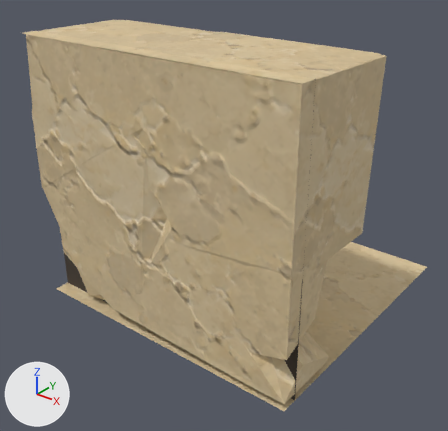
The glTF model assets/custom/models/ground_modules/ground_edge_03.glb, before and after one commit.
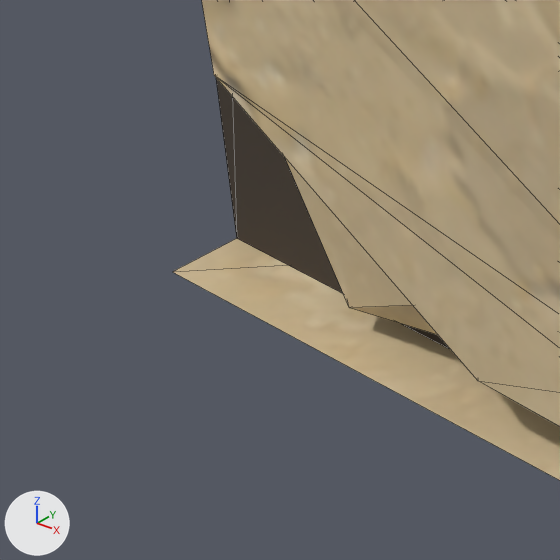
The first picture shows the older version from a camera (50 mm lens) standing at (1.688, -1.125, 1.233) and looking at (0.48, 0.386, 0.297). The close-ups show the older and then the newer version on the part from 5% to 29% of the width and 55% to 79% of the height of that picture. Only the edits that show in the close-ups are written down. The axes (+X, +Y, +Z) are drawn at lower left. The lights are the same throughout. The close-ups show mesh edges as thin lines.

Names of what the first close-up shows: 'GroundEdge03_Body'.
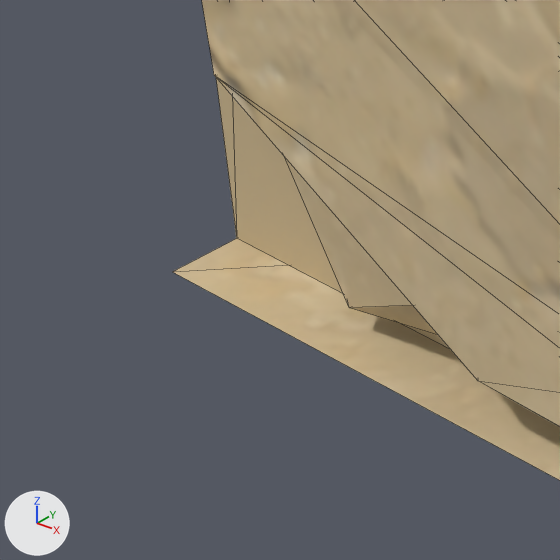
What the commit changed:
Material 'GroundModuleRecess' (mat_groundmodulerecess) changes colour from brown #453c32 to beige #cdb890; in linear values from (0.06, 0.045, 0.032) to (0.61, 0.48, 0.28).

Pixel boxes [x1, y1, x2, y2] of what changed, in the close-ups (560 x 560 px):
'GroundEdge03_Body', recoloured (brown to beige): [216, 77, 456, 359] in both
